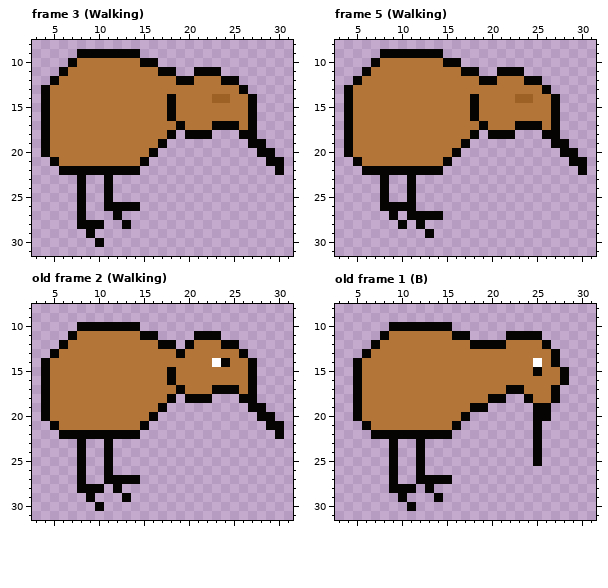
File history of a pixel-art file, Sprites/Kiwi/Kiwi.aseprite. This is how it looked before the edit.
32x32 pixels, 5 frames. Shown: frame 3 (Walking): x 3..31, y 8..31; frame 5 (Walking): x 3..31, y 8..31; old frame 2 (Walking): x 3..31, y 8..31; old frame 1 (B): x 3..31, y 8..31. The commit also changed other frames, which this record leaves out.
The result:
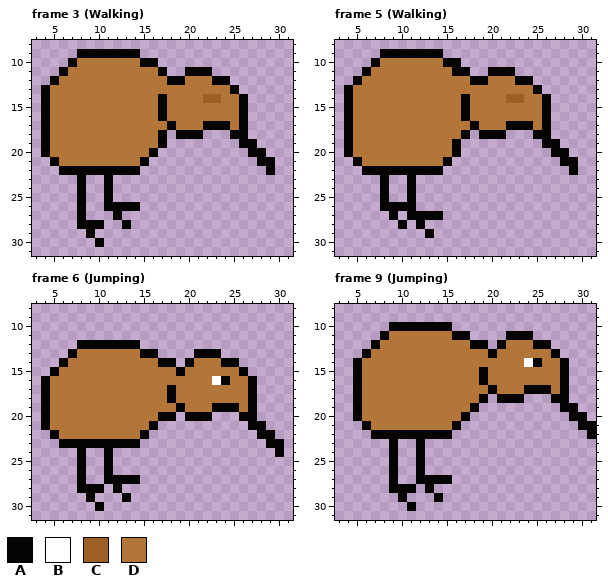
Palette (. is transparent): A #050403  B #ffffff  C #9e6125  D #b47538
A new or re-ordered frame is compared with the old frame closest to it.
Diff:
frames 5 -> 9
Changed rows in their new state; - is an unchanged pixel.
Frame 3 (Walking):
first column x 17:
11 -.-A--.-------
12 -A-D--A-.-----
13 --------A.----
14 AD---C-D-A.---
15 AD-------A.---
16 AD-------A.---
17 -AD--A--DA.---
18 A.A--.--A-.---
19 ---------A-.--
20 ----------A-.-
21 -----------A-.
22 ------------A.
Frame 5 (Walking):
first column x 16:
11 A-.-A--.-------
12 --A-D--A-.-----
13 ---------A.----
14 -AD---C-D-A.---
15 -AD-------A.---
16 -AD-------A.---
17 --AD--A--DA.---
18 -A.A--.--A-.---
19 A.--------A-.--
20 -----------A-.-
21 ------------A-.
22 -------------A.
Frame 6 (Jumping) is new; against old frame 2 (Walking):
first column x 4:
10 ----.......----------------
11 ---..........----...-------
12 --..AAAAAAA....-......-----
13 -..A-------AA....AAA...----
14 ..A----------AA.A--D-A..---
15 .A------------DA------A.---
16 --------------D----BA------
17 --------------AD---DDD-----
18 ---------------DDDDDDDD----
19 -------------DDADDDAAAD-.--
20 ------------DAA-AAA---AA..-
21 AD---------DA----------AA..
22 -ADDDDDDDDDA------------AA.
23 --AA-AA-AAA--------------AA
24 --------------------------A
Frame 9 (Jumping) is new; against old frame 1 (B):
first column x 19:
11 ------.------
12 -.----A------
13 -A-----------
14 -----BA-DA---
15 A-----D------
16 A------------
17 -A-DDAAADA---
18 A.-AA...-A---
19 .-----..-AA--
20 ------..--AA-
21 ------.----AA
22 ------.-----A
23 ------.------
24 ------.------
25 ------.------
